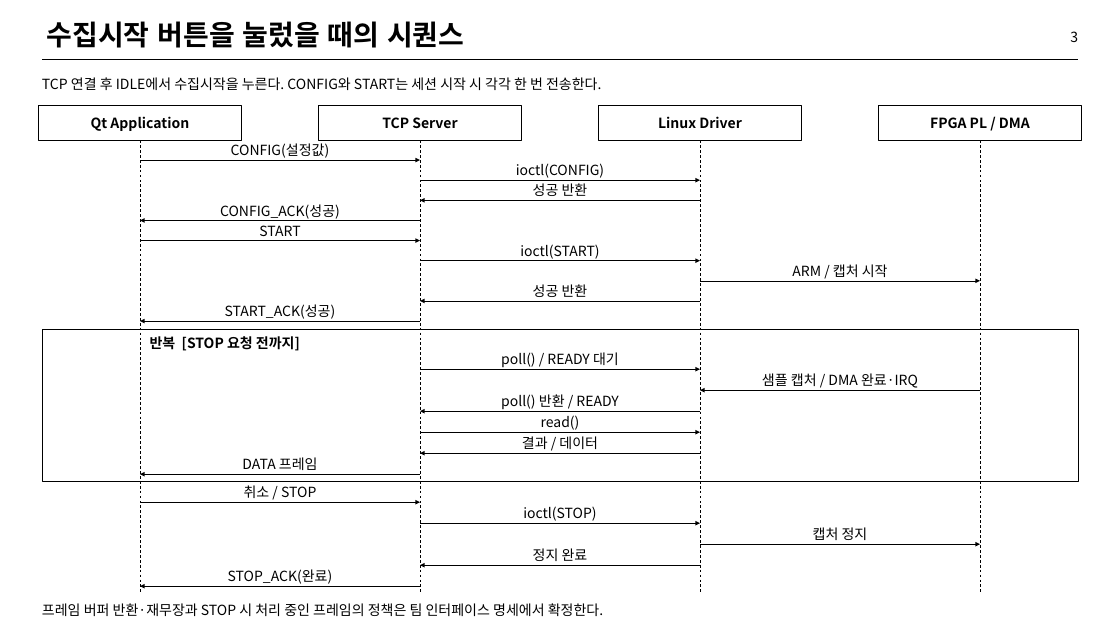
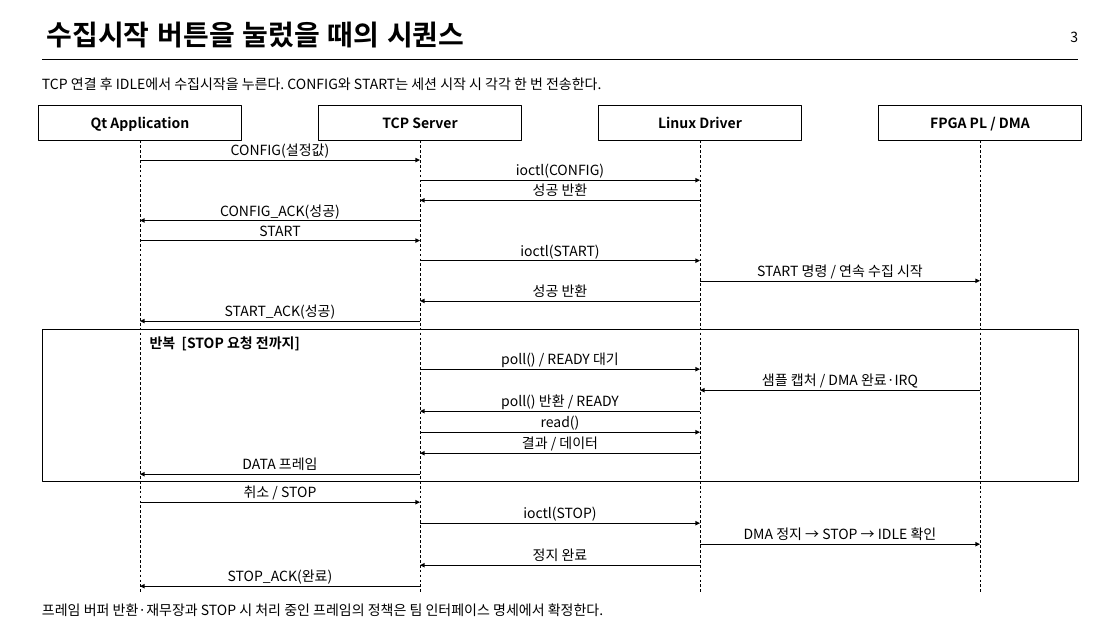
Before and after one commit to shinyuji/lucky_kernel, a slide deck: slide 4 of docs/FPGA_Linux_Qt_Sequence_Diagram.pptx. Drawn at 1120x630 pixels with LibreOffice and Linux fonts; fonts in the diff are those of the drawing. Boxes give left, top, right and bottom in pixels: in the first picture for what was removed or moved away, otherwise in the second. Text is boxed around its words. In the diff, an @@ line names an element or a change of style, - is before the commit and + after.

```diff
--- a/docs/FPGA_Linux_Qt_Sequence_Diagram.pptx
+++ b/docs/FPGA_Linux_Qt_Sequence_Diagram.pptx
@@ text at box(757, 264, 923, 277): text changed @@
-ARM / 캡처 시작
+START 명령 / 연속 수집 시작
@@ text at box(744, 527, 937, 540): text changed @@
-캡처 정지
+DMA 정지 → STOP → IDLE 확인
```
Also in this commit, not shown: 5 other slides changed.
